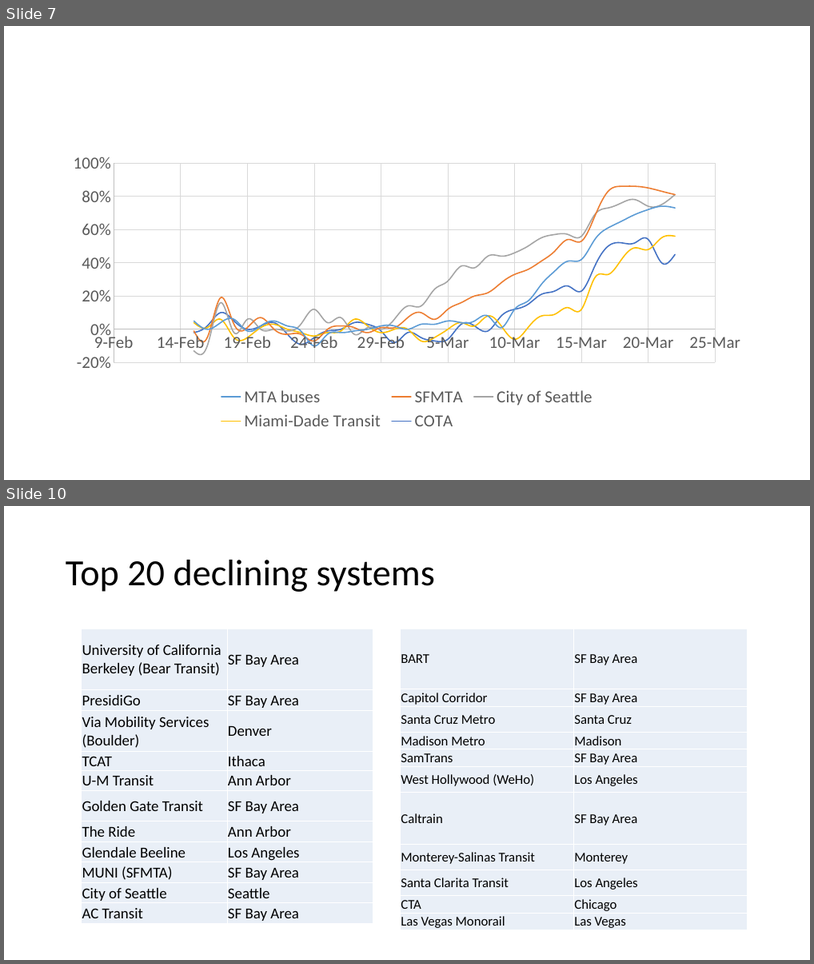
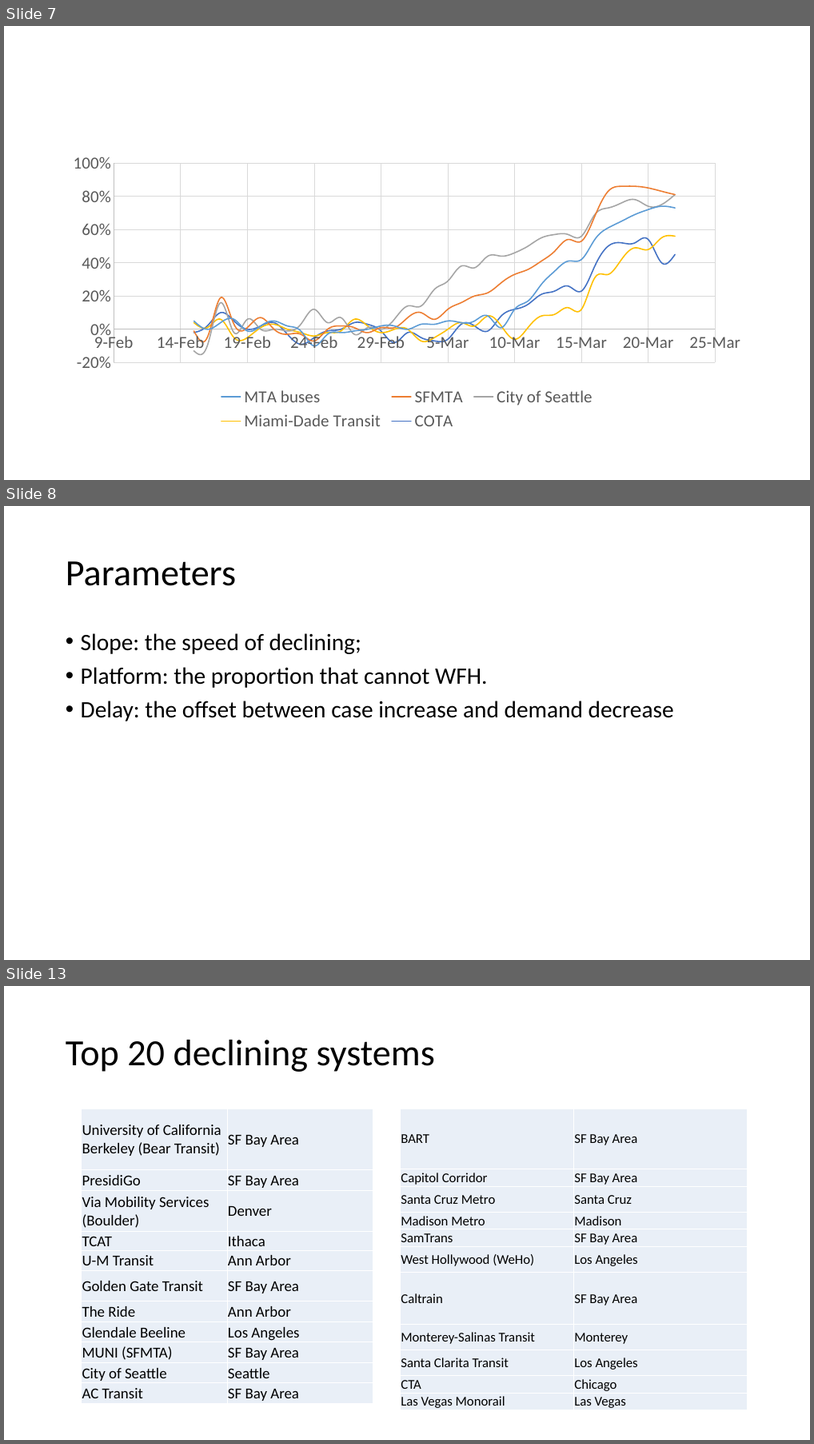
Before and after one commit to luyuliu/COVID-Transit-Demand, a slide deck: doc/pre_results.pptx. Shown one above the other, each under a label of ours: slides 7 and 10 before the commit, slides 7, 8 and 13 after it; the slides between them are not shown. The pictures are 814x964 and 814x1444 pixels, drawn with LibreOffice and Linux fonts; fonts in the diff are those of the drawing. Boxes give left, top, right and bottom in pixels: in the first picture for what was removed or moved away, otherwise in the second. Text is boxed around its words. In the diff, an @@ line names an element or a change of style, - is before the commit and + after.

```diff
--- a/doc/pre_results.pptx
+++ b/doc/pre_results.pptx
@@ slide 8 added at box(4, 506, 810, 960), background #FFFFFF @@
@@ title added at box(66, 561, 236, 586), 44 pt, text #000000 @@
+Parameters
@@ text added at box(81, 633, 674, 721), 28 pt, text #000000 @@
+• Slope: the speed of declining;
+• Platform: the proportion that cannot WFH.
+• Delay: the offset between case increase and demand decrease
@@ what was slide 10 is now slide 13 @@
```
Also in this commit, not shown: 7 slides changed, 4 other slides added, 1 slide removed.
